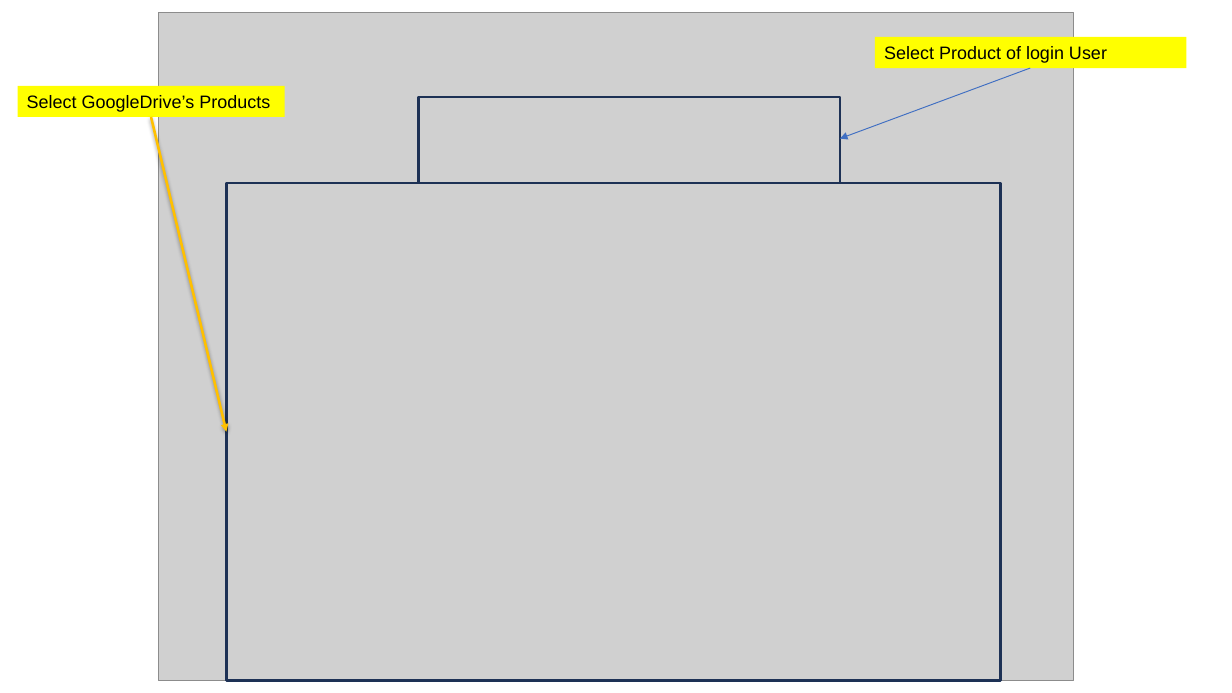
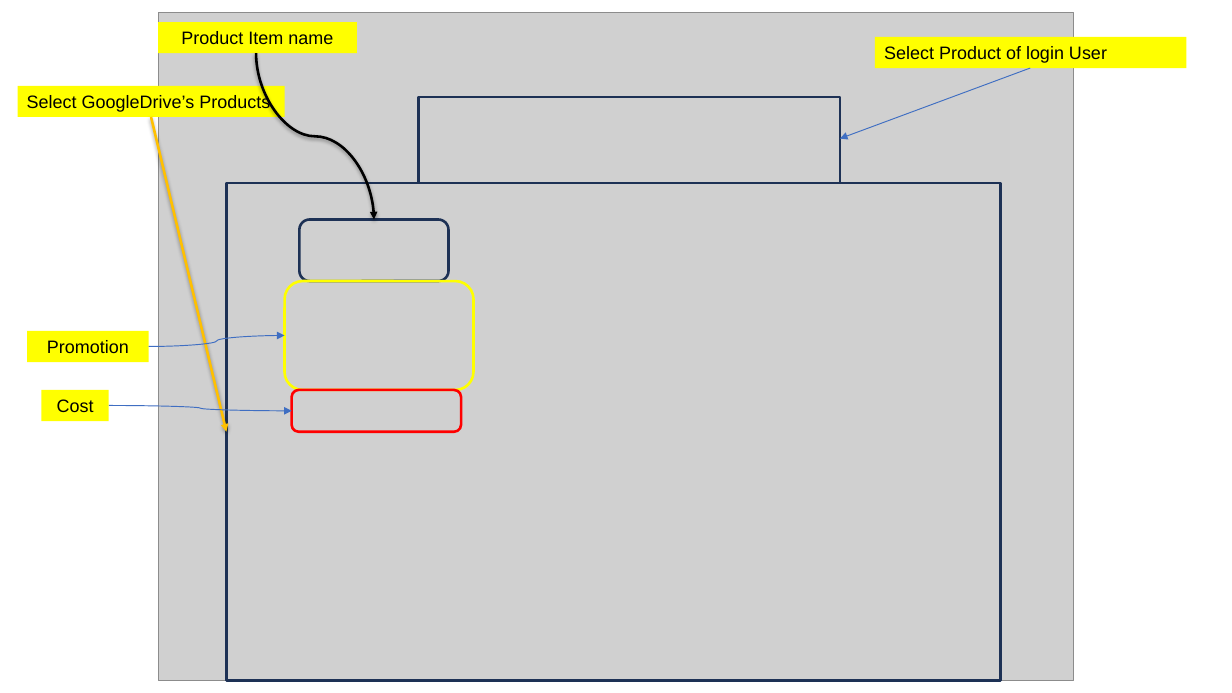
Before and after one commit to GiaHuy25/YPP4_Document, a slide deck: slide 12 of GoogleDriveScriptData/GoogleDriveQuery.pptx. Drawn at 1232x693 pixels with LibreOffice and Linux fonts; fonts in the diff are those of the drawing; grey boxes stand for pictures. Boxes give left, top, right and bottom in pixels: in the first picture for what was removed or moved away, otherwise in the second. Text is boxed around its words. In the diff, an @@ line names an element or a change of style, - is before the commit and + after.

```diff
--- a/GoogleDriveScriptData/GoogleDriveQuery.pptx
+++ b/GoogleDriveScriptData/GoogleDriveQuery.pptx
@@ rectangle added at [158,22,357,54], fill #FFFF00, 14 pt, text #000000 @@
+Product Item name
@@ curved arrow added from (256, 54) to (374, 219), #000000 2 pt @@
@@ rounded rectangle added at [299,220,448,282], outline #1E3256 2 pt @@
@@ rounded rectangle added at [285,281,473,390], outline #FFFF00 2 pt @@
@@ rectangle added at [27,331,148,362], fill #FFFF00, 14 pt, text #000000 @@
+Promotion
@@ curved arrow added from (149, 347) to (285, 335), #3F6FC3 0.75 pt @@
@@ rectangle added at [42,390,109,421], fill #FFFF00, 14 pt, text #000000 @@
+Cost
@@ curved arrow added from (109, 406) to (292, 411), #3F6FC3 0.75 pt @@
@@ rounded rectangle added at [292,390,461,432], outline #FF0000 2 pt @@
```
Also in this commit, not shown: 6 other slides changed, 1 other file.
